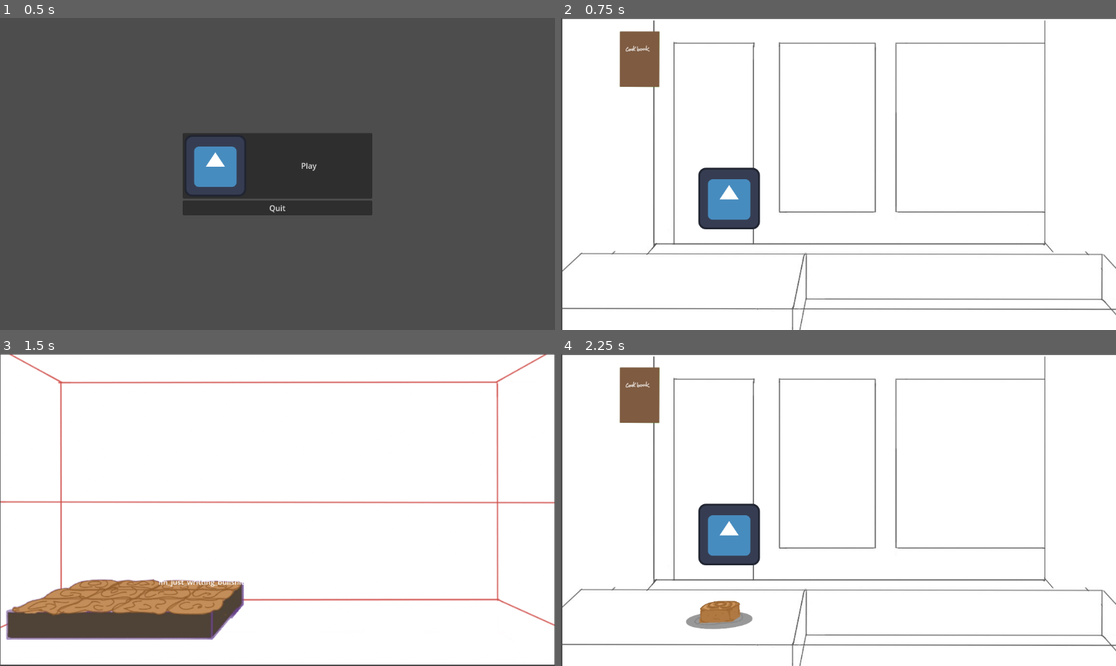
Above: before the commit, frames 1-4 (two rows, left to right).
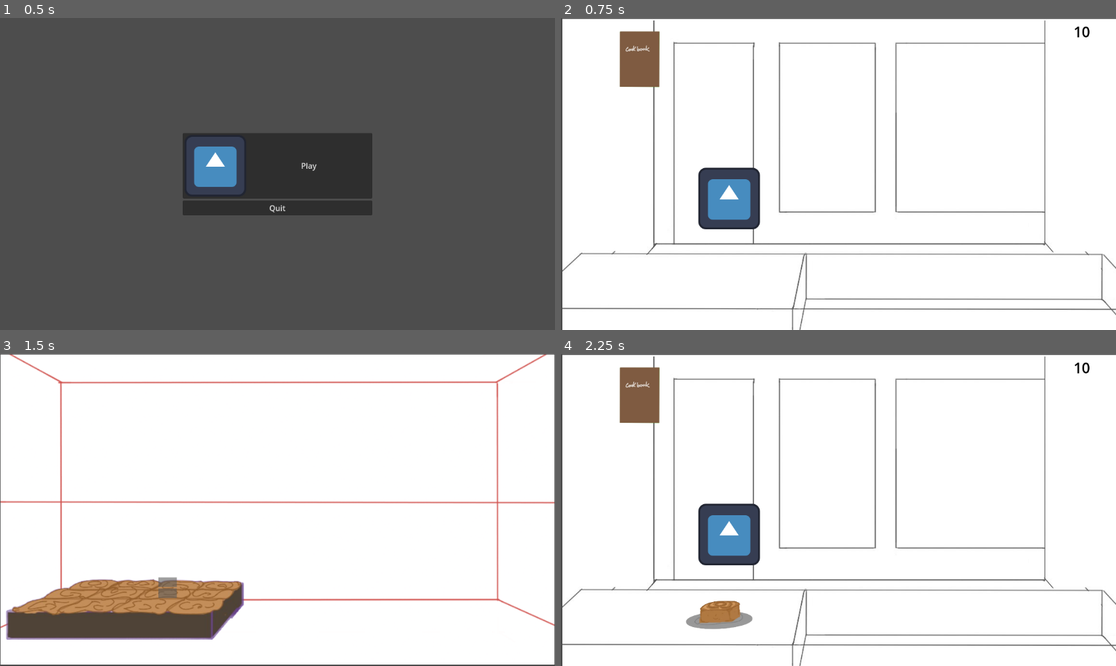
Above: after the commit, the same moments.

Repository: suricataww/CinnamonInn
Game: Godot game, scene res://mainmenu.tscn
Two runs of this game, one before a commit and one after it. Both use one fixed random seed, a clock stepped at 60 frames per second and the inputs below. The engine's default icon, where the game draws it, is replaced by a stand-in: a white triangle on a blue panel in a dark square.
Inputs (mouse positions are in pixels of both pictures, inside the frame that each line leads up to):
- Up to frame 1 (0.5 s): no input
- Up to frame 2 (0.75 s): click "Play" at 0.5 s
- Up to frame 3 (1.5 s): tap Enter at 1.25 s; move the mouse to (394, 628) at 1.27 s; hold Right from 1.28 s (still down); tap Alt at 1.35 s; click (394, 628) at 1.42 s
- Up to frame 4 (2.25 s): tap Space at 2 s; move the mouse to (683, 609) at 2.02 s; release Right at 2.03 s; hold Down from 2.03 s (still down); tap Shift at 2.1 s; click (683, 609) at 2.17 s

Frame 1 is identical in both runs. In frame 2, less than 0.1% of the frame differs, in the area x 92-96%, y 2-7%; in frame 3, 0.3%, in the area x 28-44%, y 71-79%; in frame 4, less than 0.1%.

Commit message:
interactions cinnamon

Diff:
--- a/animated_sprite_2d.gd
+++ b/animated_sprite_2d.gd
@@ -10,31 +10,22 @@
 	price.text = ""
 	inventory.text = ""
 	print(scale)
-	price.text = "im_just_writting_bullshit_so_that_i_can_see_if_terra_works_this_time)"
-	if global.inv_treat1 == 12:
-		frame = 12
-
-#
-#func _physics_process(delta: float) -> void:
-	#if global.inv_treat1 == 0:
-		#modulate.a = 0
-	#else:
-		#modulate.a = 1
+	frame = global.inv_treat1
 
 func hoover() -> void:
 	price.text = "$10"
 	inventory.text = str(global.inv_treat1)
-	#scale = Vector2(2.06,1.41)
+	scale = Vector2(0.975,0.89)
 
 func hooverout() -> void:
 	price.text = ""
 	inventory.text = ""
-	#scale = Vector2(1.984375, 1.34375)
+	scale = Vector2(0.944504, 0.867921)
 
 func pressed (viewport: Node, event: InputEvent, shape_idx: int) -> void:
 	if event is InputEventMouseButton and event.pressed and event.button_index == MOUSE_BUTTON_LEFT:
 		global.inv_treat1 -= 1
 		frame = global.inv_treat1
 		global.display_selection = 1 #specific pentru cinnamon roll
-		print(global.display_selection)
+		global.price = 5 #specific pentru cinnamon roll
 		get_tree().change_scene_to_file("res://bakery.tscn")
--- a/bakery.tscn
+++ b/bakery.tscn
@@ -7,6 +7,7 @@
 [ext_resource type="Script" uid="uid://25r78gtw08kh" path="res://tobeserved.gd" id="5_ybdsq"]
 [ext_resource type="Script" uid="uid://c0qeecqetf6ei" path="res://customer.gd" id="6_mou4l"]
 [ext_resource type="Texture2D" uid="uid://bwbwuq3ugtf2s" path="res://icon.svg" id="6_ybdsq"]
+[ext_resource type="PackedScene" uid="uid://c7eubakvjqyo1" path="res://coins.tscn" id="8_mou4l"]
 
 [sub_resource type="RectangleShape2D" id="RectangleShape2D_rbuiu"]
 size = Vector2(655, 159.5)
@@ -80,3 +81,9 @@
 
 [node name="CollisionShape2D" type="CollisionShape2D" parent="customer/Area2D"]
 shape = SubResource("CapsuleShape2D_tm5gv")
+
+[node name="coins" parent="." instance=ExtResource("8_mou4l")]
+offset_left = 1064.0
+offset_top = 7.0
+offset_right = 1151.0
+offset_bottom = 77.0
--- /dev/null
+++ b/coins.gd
@@ -0,0 +1,7 @@
+extends Label
+@onready var coin: Label = $"."
+func _ready() -> void:
+	pass # Replace with function body.
+
+func _process(delta: float) -> void:
+	coin.text = str(global.money)
--- /dev/null
+++ b/coins.tscn
@@ -0,0 +1,10 @@
+[gd_scene load_steps=2 format=3 uid="uid://c7eubakvjqyo1"]
+
+[ext_resource type="Script" uid="uid://b667h1m2qsds6" path="res://coins.gd" id="1_tsooq"]
+
+[node name="coins" type="Label"]
+offset_right = 40.0
+offset_bottom = 23.0
+theme_override_colors/font_color = Color(0, 0, 0, 1)
+theme_override_font_sizes/font_size = 30
+script = ExtResource("1_tsooq")
--- a/customer.gd
+++ b/customer.gd
@@ -4,6 +4,8 @@
 func _ready() -> void:
 	add_to_group("customer")
 	area2d.area_entered.connect(entered)
+	await get_tree().create_timer(0.4).timeout
+	print("can you give me a cinnamon roll please?")
 
 func _process(delta: float) -> void:
 	pass
--- a/display.gd
+++ b/display.gd
@@ -1,5 +1,4 @@
 extends Node2D
-
 
 func _ready() -> void:
 	pass
--- a/display.tscn
+++ b/display.tscn
@@ -67,6 +67,12 @@
 [sub_resource type="RectangleShape2D" id="RectangleShape2D_rlkrk"]
 size = Vector2(522.91974, 136.11055)
 
+[sub_resource type="StyleBoxFlat" id="StyleBoxFlat_wx2p0"]
+bg_color = Color(0.35531357, 0.35531357, 0.35531345, 0.5882353)
+
+[sub_resource type="StyleBoxFlat" id="StyleBoxFlat_2d6qp"]
+bg_color = Color(0.35686275, 0.35686275, 0.35686275, 0.5882353)
+
 [node name="Display" type="Node2D"]
 script = ExtResource("1_mytll")
 
@@ -97,9 +103,13 @@
 
 [node name="price" type="Label" parent="cinnamonroll/VBoxContainer"]
 layout_mode = 2
+theme_override_colors/font_color = Color(1, 1, 1, 1)
+theme_override_styles/normal = SubResource("StyleBoxFlat_wx2p0")
 
 [node name="inventory" type="Label" parent="cinnamonroll/VBoxContainer"]
 layout_mode = 2
+theme_override_colors/font_color = Color(1, 1, 1, 1)
+theme_override_styles/normal = SubResource("StyleBoxFlat_2d6qp")
 
 [connection signal="mouse_entered" from="cinnamonroll/Area2D" to="cinnamonroll" method="hoover"]
 [connection signal="mouse_exited" from="cinnamonroll/Area2D" to="cinnamonroll" method="hooverout"]
--- a/tobeserved.gd
+++ b/tobeserved.gd
@@ -1,15 +1,18 @@
 extends AnimatedSprite2D
 @onready var area2d: Area2D = $Area2D
 var permis: bool = false
+var servit: bool = false
 
 func _ready() -> void:
 	area2d.area_entered.connect(customer)
 	area2d.input_event.connect(pressed)
 	modulate.a = 0
+	permis = false
 	position = Vector2(340,539)
 
 func _process(delta: float) -> void:
-	if global.display_selection > 0:
+	if global.display_selection > 0 and servit == false and global.inv_treat1 >= 0: # aici trb schimbat la global.inv_treat
+	##pentru ca momentan merge doar cu varianta de cinnamon, nu se schimba pt fiecare treat in parte
 		frame = global.display_selection
 		modulate.a = 1
 	if permis == true:
@@ -17,13 +20,17 @@
 		look_at(get_global_mouse_position())
 
 func customer(area: Area2D) -> void:
-	if get_parent().is_in_group("customer"):
+	if area.get_parent().is_in_group("customer"):
+		await get_tree().create_timer(0.4).timeout
+		print("&")
 		global.money += global.price
 		#play animation de cha-ching!
 		modulate.a = 0
 		permis = false
+		servit = true
 		position = Vector2(340,539)
 
 func pressed(viewport: Node, event: InputEvent, shape_idx: int) -> void:
-	if event is InputEventMouseButton and event.pressed and event.button_index == MOUSE_BUTTON_LEFT:
+	if event is InputEventMouseButton and event.pressed and event.button_index == MOUSE_BUTTON_LEFT and global.inv_treat1 >=0:
+		#aici in if again trb schimbat global.inv_treat1 pentru ca functioneaza doar cu cinnamon roll
 		permis = true
Not shown: 1 places in bakery.tscn that only renumber resources
Not shown, added: coins.gd.uid
Not shown: 1 places in display.tscn that only renumber resources
